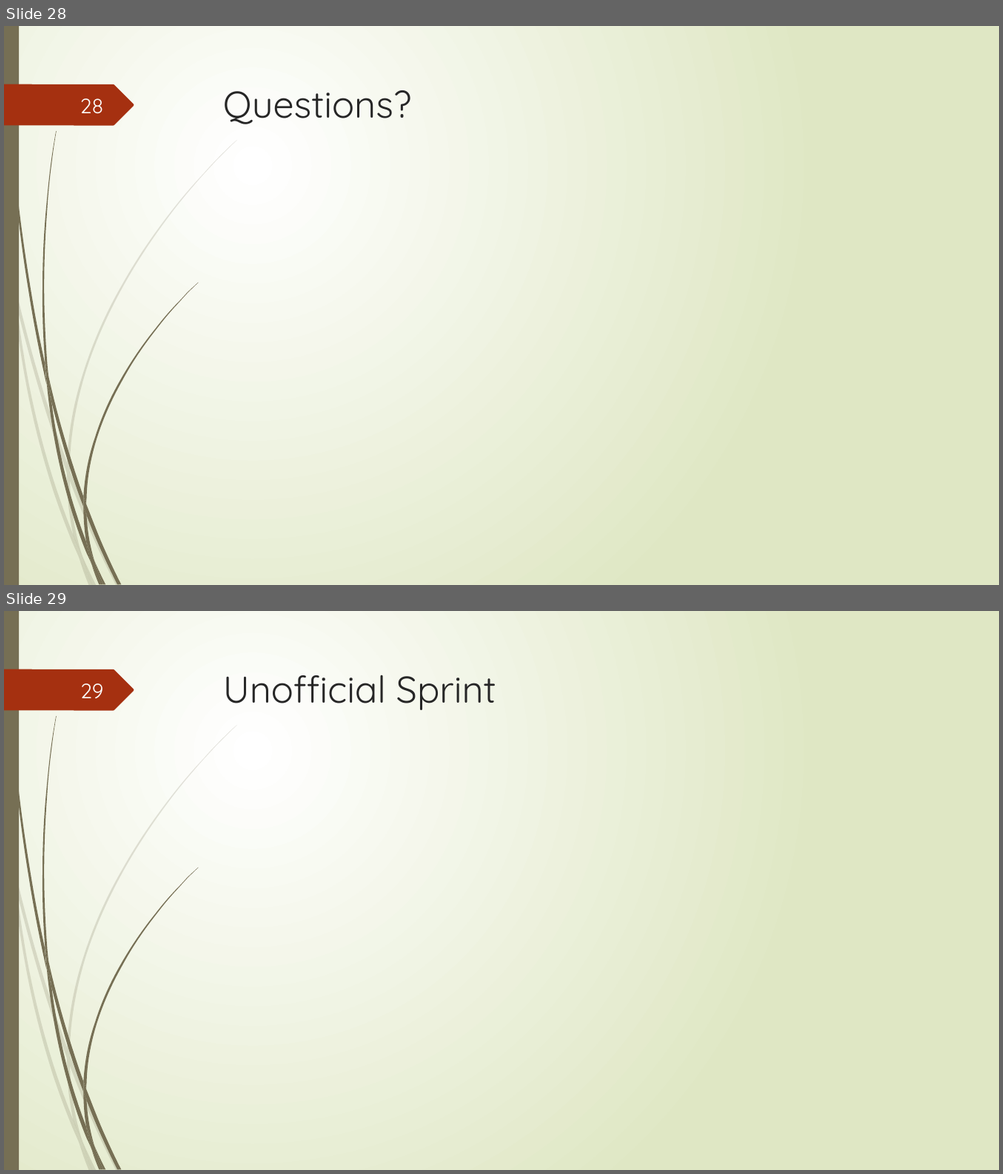
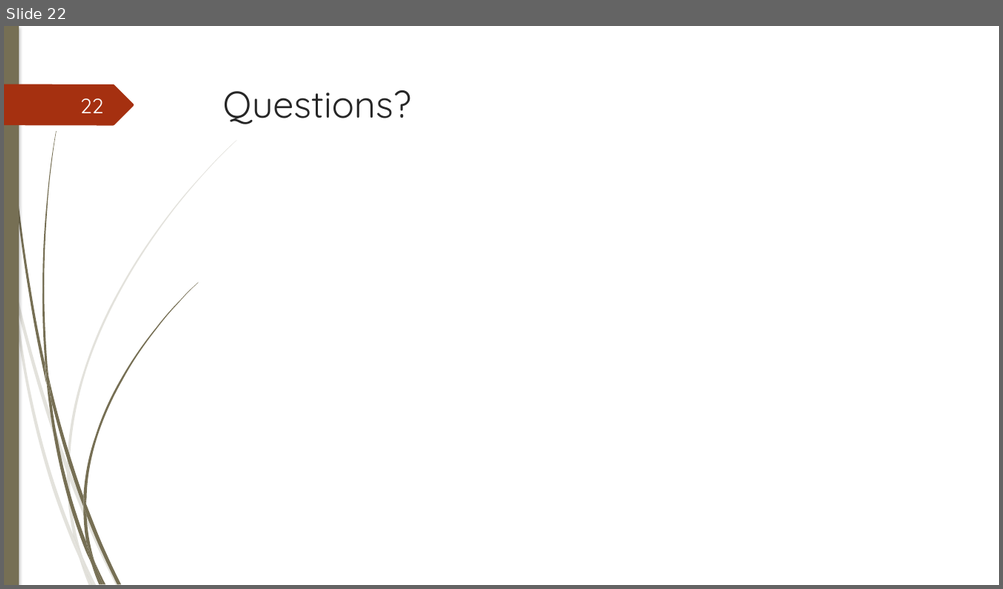
Before and after one commit to junmin-yee/Landmarked, a slide deck: Presentations/Sprint01 ReviewMeeting.pptx. Shown one above the other, each under a label of ours: slides 28 and 29 before the commit, slide 22 after it. The pictures are 1003x1174 and 1003x589 pixels, drawn with LibreOffice and Linux fonts; fonts in the diff are those of the drawing. Boxes give left, top, right and bottom in pixels: in the first picture for what was removed or moved away, otherwise in the second. Text is boxed around its words. In the diff, an @@ line names an element or a change of style, - is before the commit and + after.

```diff
--- a/Presentations/Sprint01 ReviewMeeting.pptx
+++ b/Presentations/Sprint01 ReviewMeeting.pptx
@@ slide 29 removed at (4, 611, 999, 1170), background gradient #FFFFFF to #DFE8C4; not listed: 24 template elements that a slide beside it also shows @@
@@ title removed at (223, 675, 496, 710) @@
-Unofficial Sprint
@@ page number removed at (80, 684, 103, 698) @@
-29
@@ what was slide 28 is now slide 22 @@
@@ slide 22 changed as well @@
@@ background gradient #FFFFFF to #DFE8C4 to #FFFFFF @@
@@ rectangle at (4, 26, 19, 585): shadow on @@
@@ outline redrawn in 13 elements at (14, 284, 68, 473), (70, 471, 119, 585), (12, 287, 79, 559), (67, 473, 82, 557), (68, 140, 237, 471), (74, 536, 93, 585), (6, 26, 46, 385), (86, 504, 121, 585), (42, 131, 57, 378), (83, 283, 198, 504), (83, 507, 94, 562), (83, 497, 86, 515), (4, 84, 134, 125) @@
@@ page number at (80, 99, 104, 113): text changed @@
-28
+22
```
Also in this commit, not shown: 26 other slides changed, 9 slides added, 3 other slides removed.
